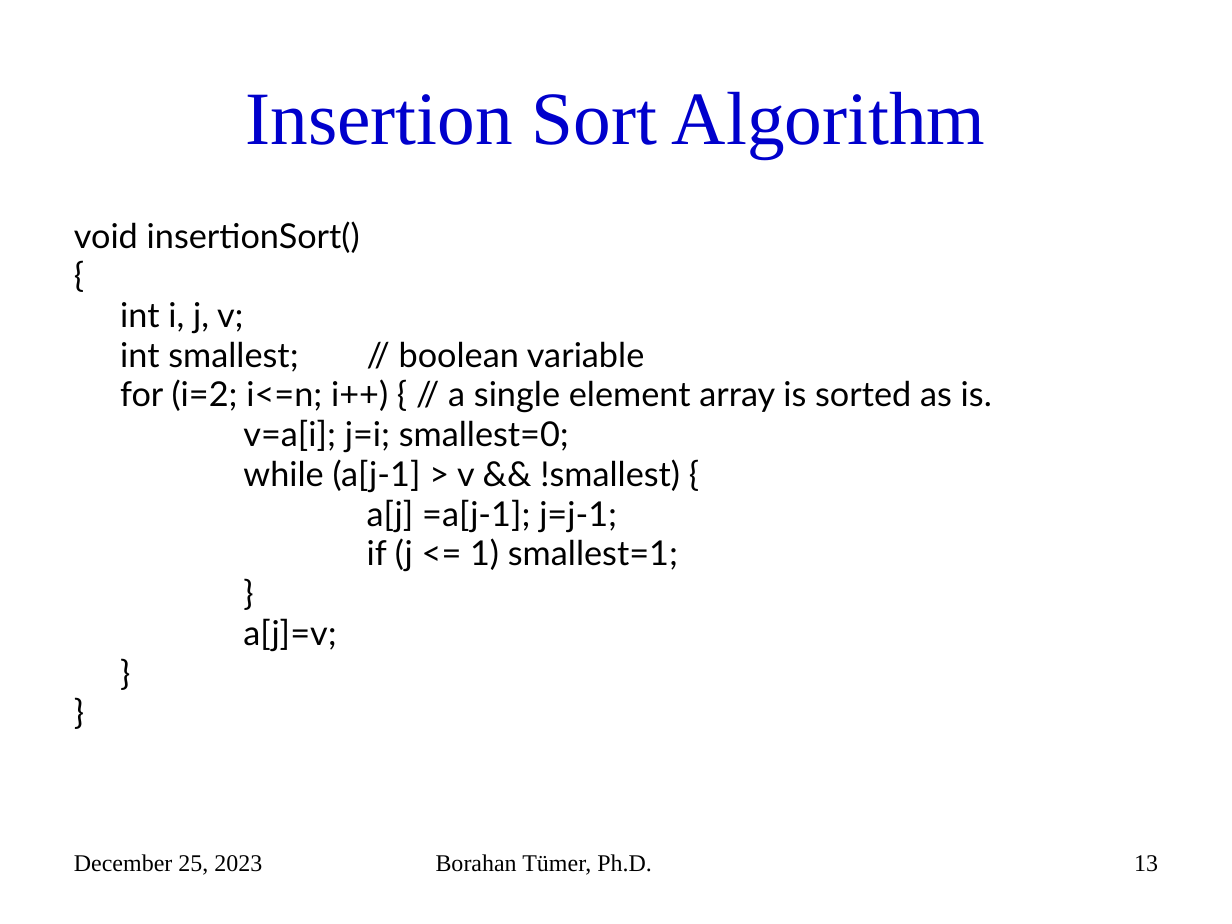
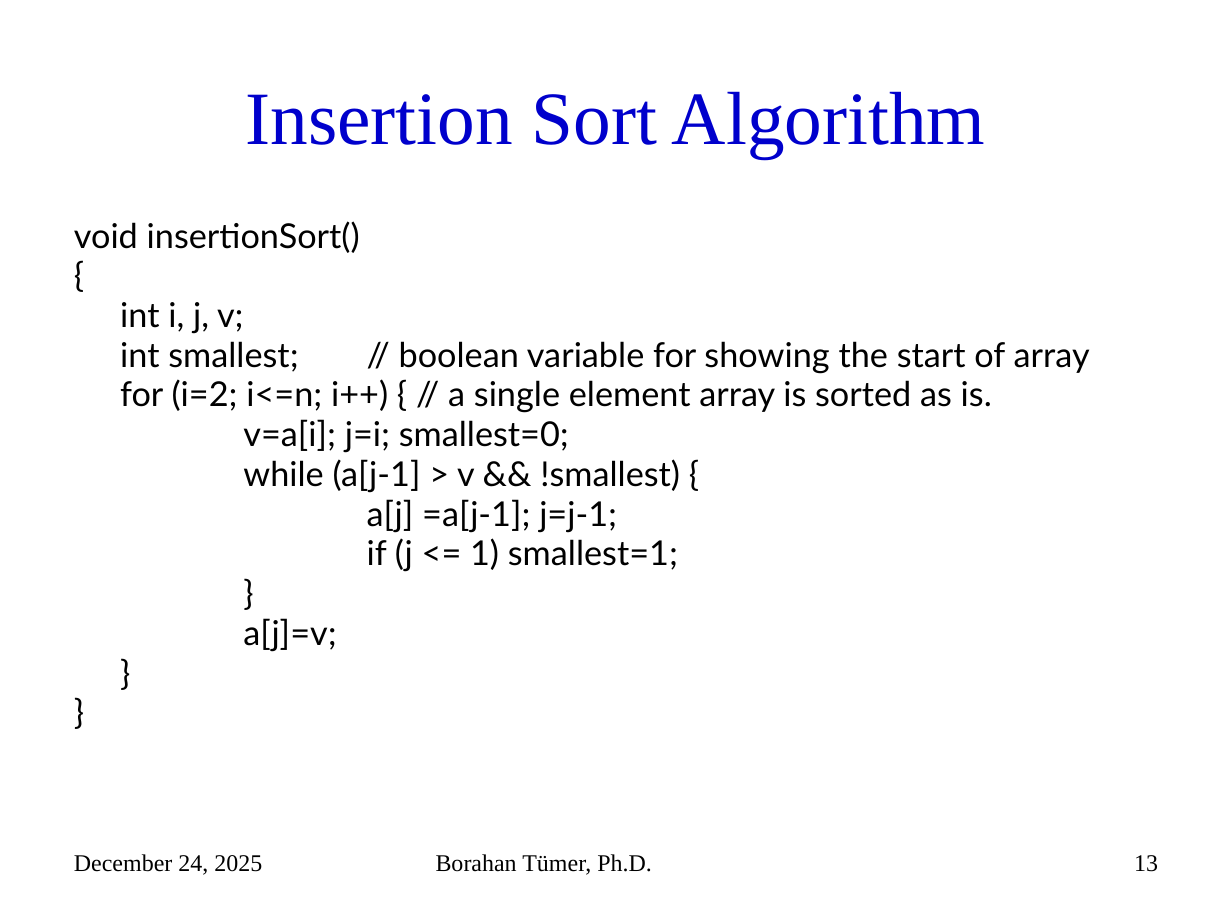
Before and after one commit to mehmetkayacse/cse225, a slide deck: slide 13 of files/Week9.pptx. Drawn at 1232x924 pixels with LibreOffice and Linux fonts; fonts in the diff are those of the drawing. Boxes give left, top, right and bottom in pixels: in the first picture for what was removed or moved away, otherwise in the second. Text is boxed around its words. In the diff, an @@ line names an element or a change of style, - is before the commit and + after.

```diff
--- a/files/Week9.pptx
+++ b/files/Week9.pptx
@@ text at <box>120,341,1090,373</box>: text changed @@
-int smallest; // boolean variable
+int smallest; // boolean variable for showing the start of array
@@ text at <box>74,854,262,875</box>: text changed @@
-December 25, 2023
+December 24, 2025
```
Also in this commit, not shown: 85 other slides changed, 4 other files.
